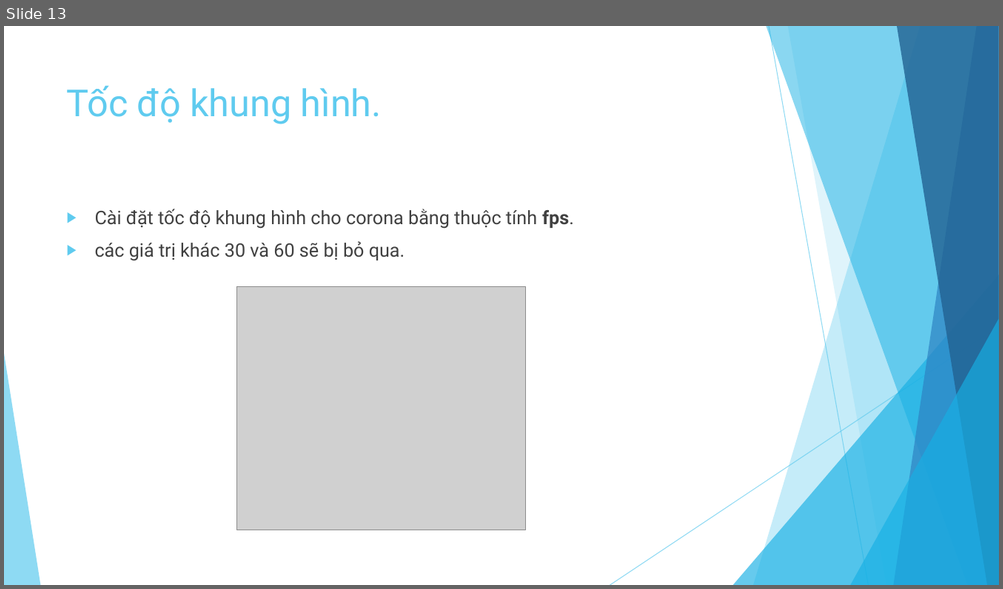
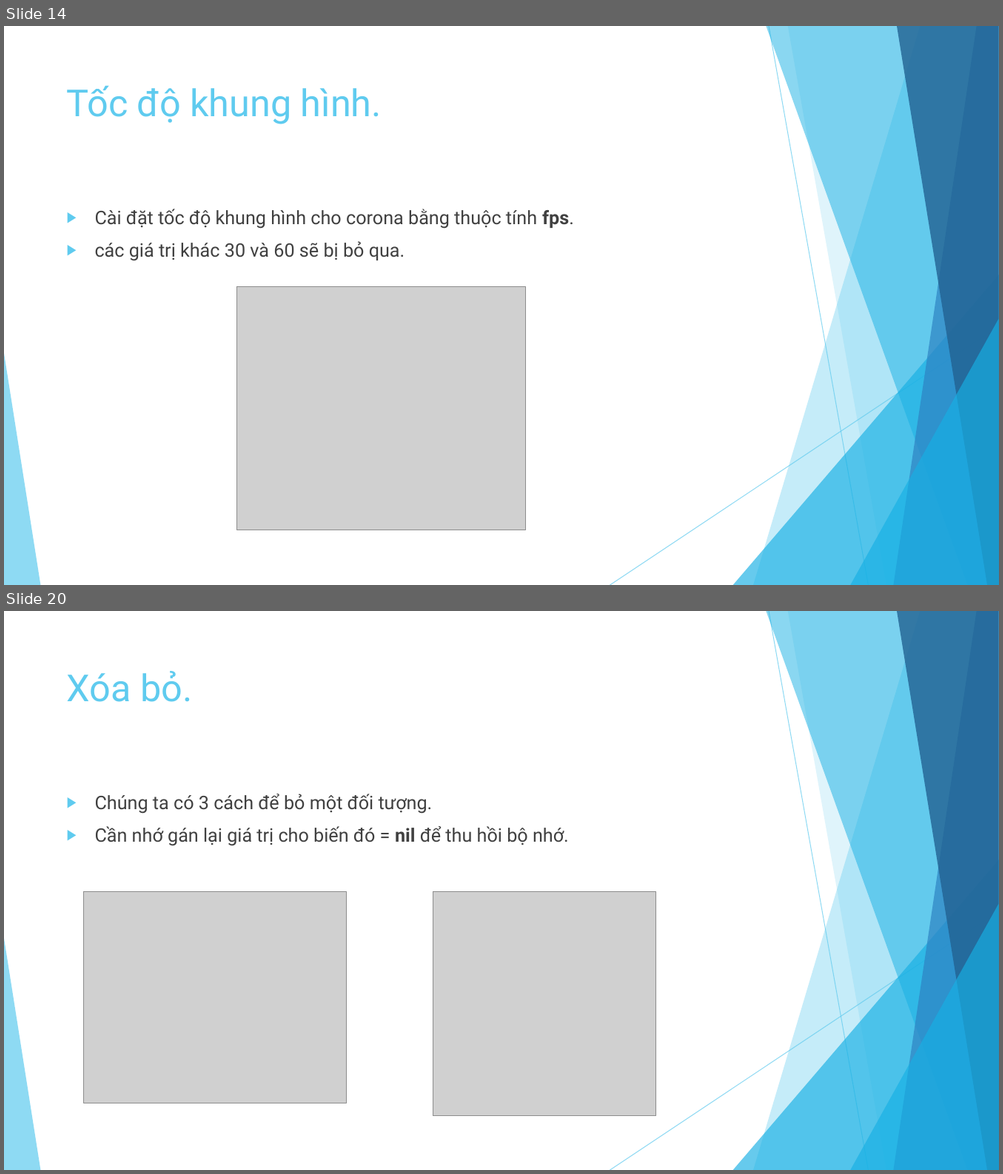
Before and after one commit to ndthanhdev/TDT-Spring-2017, a slide deck: Corona/Presentation1.pptx. Shown one above the other, each under a label of ours: slide 13 before the commit, slides 14 and 20 after it; the slides between them are not shown. The pictures are 1003x589 and 1003x1174 pixels, drawn with LibreOffice and Linux fonts; fonts in the diff are those of the drawing; grey boxes stand for pictures. Boxes give left, top, right and bottom in pixels: in the first picture for what was removed or moved away, otherwise in the second. Text is boxed around its words. In the diff, an @@ line names an element or a change of style, - is before the commit and + after.

```diff
--- a/Corona/Presentation1.pptx
+++ b/Corona/Presentation1.pptx
@@ slide 20 added at <box>4,611,999,1170</box>, background #FFFFFF; not listed: 10 template elements that a slide beside it also shows @@
@@ title added at <box>67,671,192,702</box>, 36 pt, text #5FCBEF @@
+Xóa bỏ.
@@ text added at <box>95,794,569,846</box>, 18 pt, text #404040 @@
+▶ Chúng ta có 3 cách để bỏ một đối tượng.
+▶ Cần nhớ gán lại giá trị cho biến đó = nil để thu hồi bộ nhớ.
@@ picture added at <box>84,892,347,1104</box> @@
@@ picture added at <box>433,892,656,1116</box> @@
@@ what was slide 13 is now slide 14 @@
```
Also in this commit, not shown: 1 slide changed, 10 other slides added, 1 other file.
